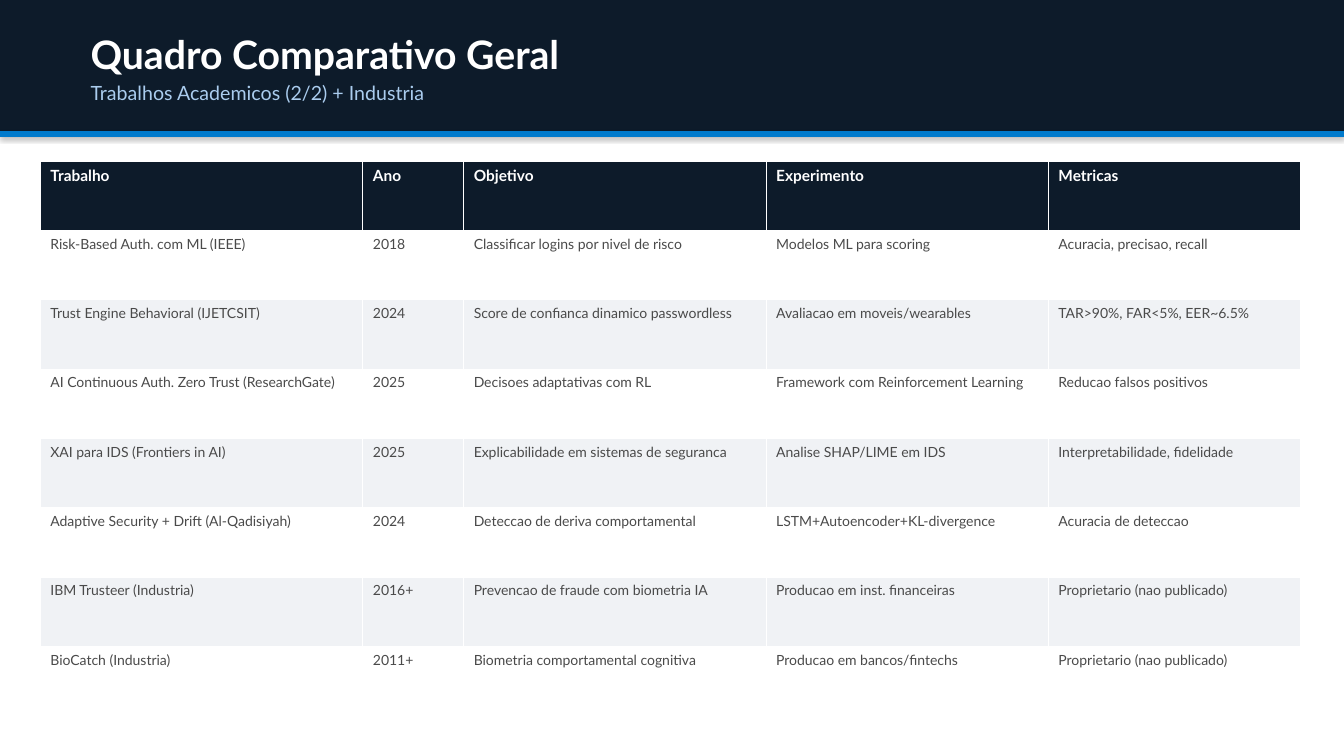
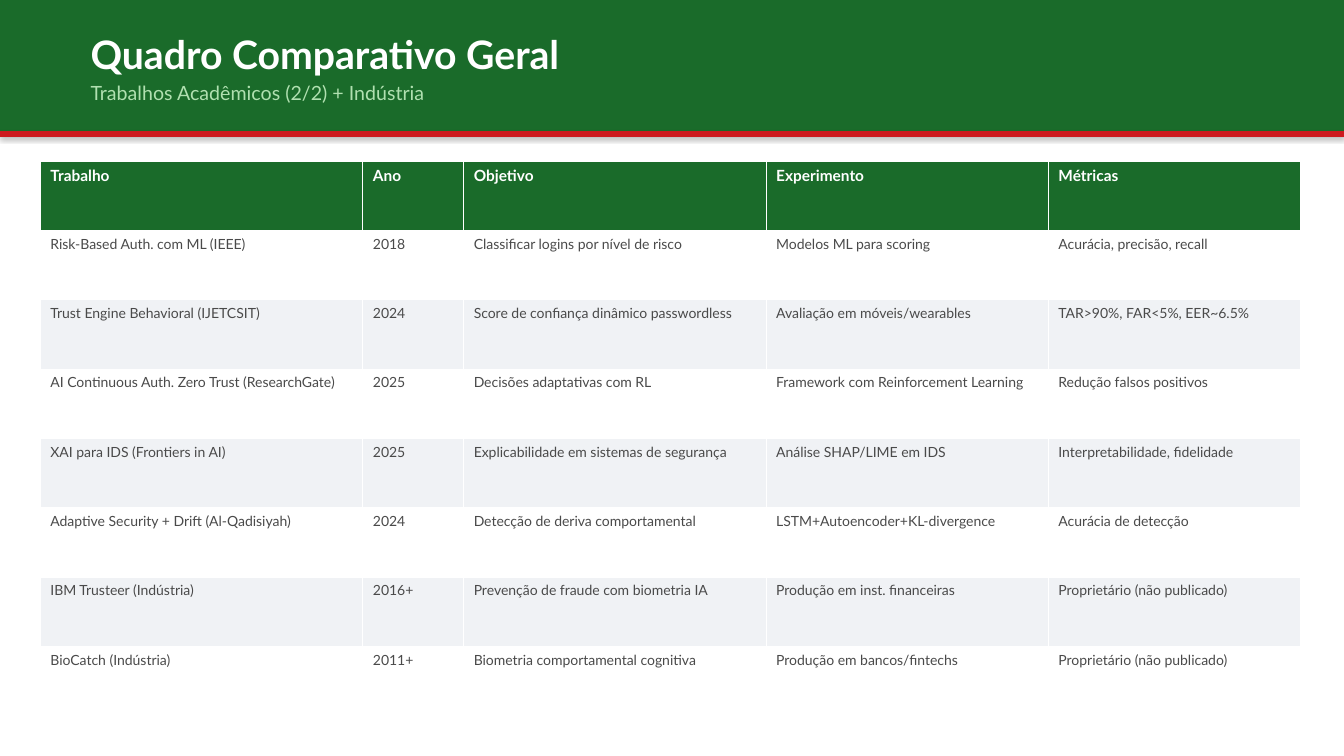
Before and after one commit to jgbcientista/gestao-autonomo, a slide deck: slide 5 of docs/trabalhos-relacionados.pptx. Drawn at 1344x756 pixels with LibreOffice and Linux fonts; fonts in the diff are those of the drawing. Boxes give left, top, right and bottom in pixels: in the first picture for what was removed or moved away, otherwise in the second. Text is boxed around its words. In the diff, an @@ line names an element or a change of style, - is before the commit and + after.

```diff
--- a/docs/trabalhos-relacionados.pptx
+++ b/docs/trabalhos-relacionados.pptx
@@ rectangle at bbox=[0, 0, 1344, 131]: fill #0D1B2A to #1A6B2A @@
@@ text at bbox=[91, 85, 424, 103]: text changed; text colour #AACCEE to #B0E0B0 @@
-Trabalhos Academicos (2/2) + Industria
+Trabalhos Acadêmicos (2/2) + Indústria
@@ rectangle at bbox=[0, 131, 1344, 137]: fill #007ACC to #CD191E @@
@@ table at bbox=[40, 161, 1301, 716] @@
-row 1, column 5: Metricas
+row 1, column 5: Métricas
-row 2, column 3: Classificar logins por nivel de risco
+row 2, column 3: Classificar logins por nível de risco
-row 2, column 5: Acuracia, precisao, recall
+row 2, column 5: Acurácia, precisão, recall
-row 3, column 3: Score de confianca dinamico passwordless
+row 3, column 3: Score de confiança dinâmico passwordless
-row 3, column 4: Avaliacao em moveis/wearables
+row 3, column 4: Avaliação em móveis/wearables
-row 4, column 3: Decisoes adaptativas com RL
+row 4, column 3: Decisões adaptativas com RL
-row 4, column 5: Reducao falsos positivos
+row 4, column 5: Redução falsos positivos
-row 5, column 3: Explicabilidade em sistemas de seguranca
+row 5, column 3: Explicabilidade em sistemas de segurança
-row 5, column 4: Analise SHAP/LIME em IDS
+row 5, column 4: Análise SHAP/LIME em IDS
-row 6, column 3: Deteccao de deriva comportamental
+row 6, column 3: Detecção de deriva comportamental
-row 6, column 5: Acuracia de deteccao
+row 6, column 5: Acurácia de detecção
-row 7: IBM Trusteer (Industria) | 2016+ | Prevencao de fraude com biometria IA | Producao em inst. financeiras | Proprietario (nao publicado)
+row 7: IBM Trusteer (Indústria) | 2016+ | Prevenção de fraude com biometria IA | Produção em inst. financeiras | Proprietário (não publicado)
-row 8: BioCatch (Industria) | 2011+ | Biometria comportamental cognitiva | Producao em bancos/fintechs | Proprietario (nao publicado)
+row 8: BioCatch (Indústria) | 2011+ | Biometria comportamental cognitiva | Produção em bancos/fintechs | Proprietário (não publicado)
@@ fill #0D1B2A to #1A6B2A in row 1 @@
```
Also in this commit, not shown: 16 other slides changed, 2 other files.
